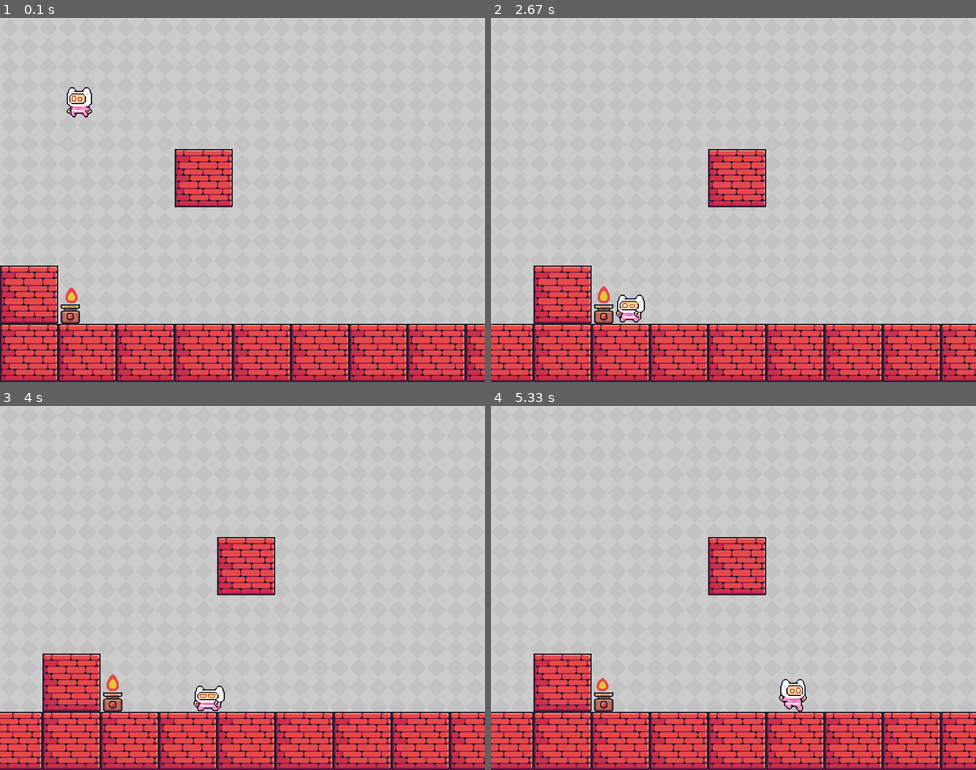
Above: before the commit, frames 1-4 (two rows, left to right).
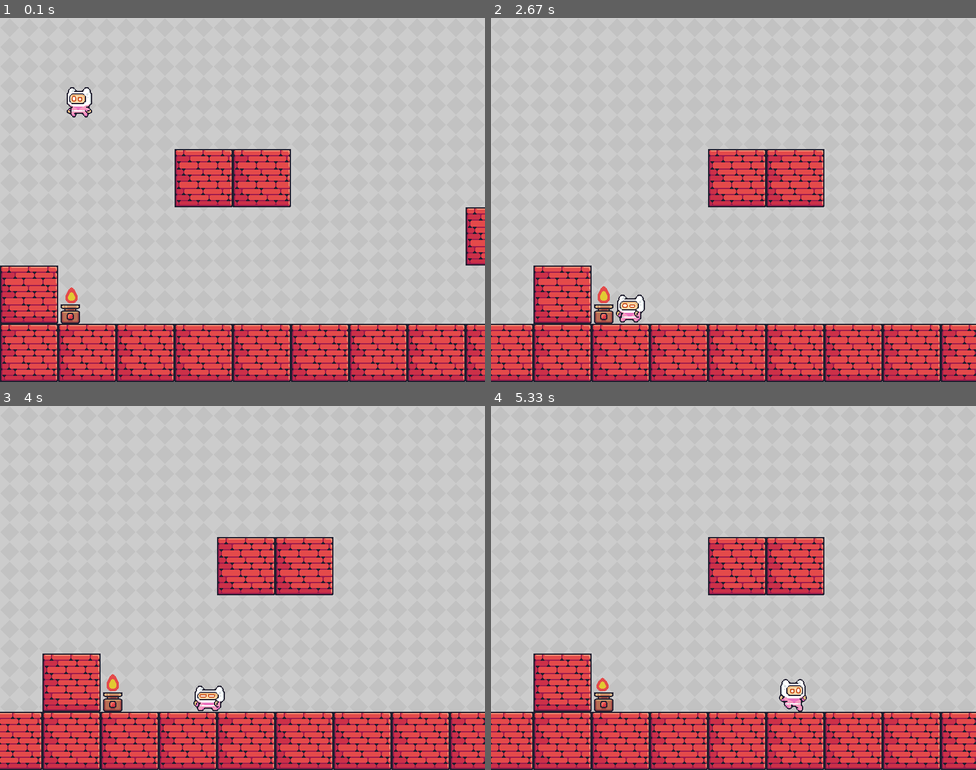
Above: after the commit, the same moments.

Repository: jamuerta/pygames-project
Game: pygame game, started from game.py
The game is run twice, just before and just after one commit, with the same random seed, the same clock (stepped at 60 frames per second) and the same inputs.
Inputs:
- Up to frame 1 (0.1 s): no input
- Up to frame 2 (2.67 s): hold Right 0.33-0.8 s; hold Up 0.83-1.13 s; hold Right 1.17-1.63 s; hold Left 1.67-2.2 s; hold Left 2.23-2.63 s
- Up to frame 3 (4 s): hold Up 2.67-3.03 s; hold Right 3.07-3.7 s; hold Left from 3.73 s (still down)
- Up to frame 4 (5.33 s): release Left at 4.2 s; hold Right 4.23-4.7 s; hold Up 4.73-5.03 s; hold Right from 5.07 s (still down)

The runs differ from the first frame. In frame 1, 2.6% of the frame differs, in the area x 48-100%, y 36-68%; in frame 2, 1.9%; in frame 3, 1.9%; in frame 4, 1.9%.

Commit message:
arreglé algunas funciones

Diff:
--- a/classes.py
+++ b/classes.py
@@ -111,9 +111,9 @@
         win.blit(self.image, (self.rect.x - offset_x, self.rect.y))
 
 class Bloque(Objeto):
-    def __init__(self, x, y, size):
+    def __init__(self, x, y, size, x_sheet, y_sheet):
         super().__init__(x, y, size, size)
-        bloque = get_block(size)
+        bloque = get_block(size, x_sheet, y_sheet)
         self.image.blit(bloque, (0,0))
         self.mask = pygame.mask.from_surface(self.image)
 
--- a/funciones.py
+++ b/funciones.py
@@ -47,10 +47,13 @@
 
     return allsprites
 
-def get_block(size):
+def get_block(size, x, y):
     path = join("assets", "Terrain", "Terrain.png")
-    image = pygame.image.load(path).convert_alpha()
+    imagen = pygame.image.load(path).convert_alpha()
     surface = pygame.Surface((size, size), pygame.SRCALPHA, 32)
-    rect = pygame.Rect(272, 64, size, size)
-    surface.blit(image, (0, 0), rect)
+
+    x_pos = x
+    y_pos = y
+    surface.blit(imagen, (0,0), pygame.Rect(x_pos, y_pos, size, size))
+
     return pygame.transform.scale2x(surface)
--- a/game.py
+++ b/game.py
@@ -74,10 +74,14 @@
     jugador = Player(100, 100, 50, 50)
     fire = Fuego(100, HEIGHT - block_size - 64, 16, 32)
     fire.on()
-    floor = [Bloque(i * block_size, HEIGHT - block_size, block_size)
+    floor = [Bloque(i * block_size, HEIGHT - block_size, block_size, 272,64)
              for i in range(-WIDTH // block_size, (WIDTH * 2) // block_size)]
-    objetos = [*floor, Bloque(0, HEIGHT - block_size * 2, block_size),
-               Bloque(block_size * 3, HEIGHT - block_size * 4, block_size), fire]
+    objetos = [*floor, Bloque(0, HEIGHT - block_size * 2, block_size, 272, 64),
+               Bloque(block_size * 3, HEIGHT - block_size * 4, block_size, 272, 64),
+               Bloque(block_size * 4, HEIGHT - block_size * 4, block_size, 272, 64),
+               Bloque(block_size * 8, HEIGHT - block_size * 3, block_size, 272, 64),
+               Bloque(block_size * 9, HEIGHT - block_size * 3, block_size, 272, 64),
+               Bloque(block_size * 10, HEIGHT - block_size * 3, block_size, 272, 64), fire]
 
     offset_x = 0
     scroll_areaw = 200
